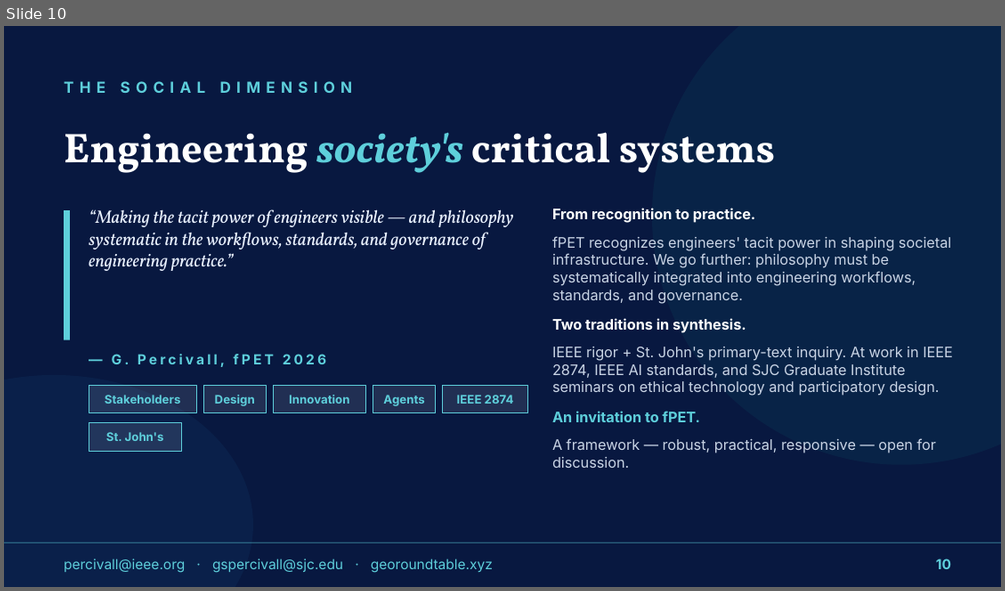
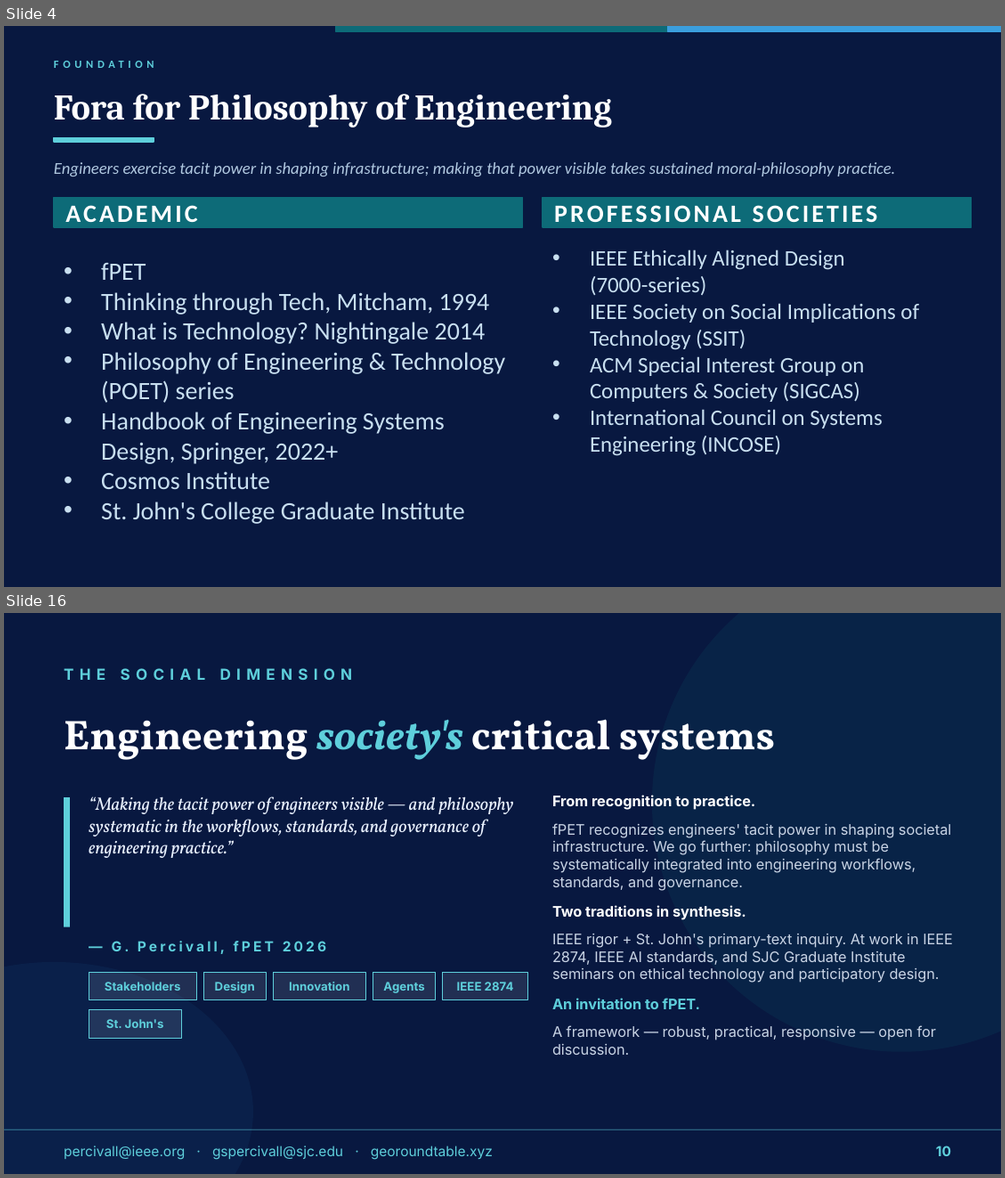
Before and after one commit to percivall/georoundtable.xyz, a slide deck: fPET-2026-Philosophy-must-inform-socio-technical-systems-engineering.pptx. Shown one above the other, each under a label of ours: slide 10 before the commit, slides 4 and 16 after it; the slides between them are not shown. The pictures are 1005x591 and 1005x1178 pixels, drawn with LibreOffice and Linux fonts; fonts in the diff are those of the drawing. Boxes give left, top, right and bottom in pixels: in the first picture for what was removed or moved away, otherwise in the second. Text is boxed around its words. In the diff, an @@ line names an element or a change of style, - is before the commit and + after.

```diff
--- a/fPET-2026-Philosophy-must-inform-socio-technical-systems-engineering.pptx
+++ b/fPET-2026-Philosophy-must-inform-socio-technical-systems-engineering.pptx
@@ slide 4 added at box(4, 26, 1001, 587), background #081840 @@
@@ rectangle added at box(4, 26, 336, 32), fill #081840, outline #081840 1 pt @@
@@ rectangle added at box(336, 26, 668, 32), fill #0D6B78, outline #0D6B78 1 pt @@
@@ rectangle added at box(668, 26, 1001, 32), fill #3B9EDD, outline #3B9EDD 1 pt @@
@@ text added at box(54, 61, 154, 68), 8 pt, text #5ECFDB, bold @@
+FOUNDATION
@@ text added at box(54, 94, 612, 127), 26 pt, text #FFFFFF, bold @@
+Fora for Philosophy of Engineering
@@ rectangle added at box(54, 137, 154, 142), fill #5ECFDB, outline #5ECFDB 1 pt @@
@@ text added at box(54, 162, 895, 176), 12 pt, text #B0C8E0, italic @@
+Engineers exercise tacit power in shaping infrastructure; making that power visible takes sustained moral-philosophy practice.
@@ rectangle added at box(54, 198, 522, 227), fill #0D6B78, outline #0D6B78 1 pt @@
@@ text added at box(65, 198, 519, 227), 18 pt, text #FFFFFF, bold @@
+ACADEMIC
@@ rectangle added at box(542, 198, 971, 227), fill #0D6B78, outline #0D6B78 1 pt @@
@@ text added at box(554, 205, 878, 222), 18 pt, text #FFFFFF, bold @@
+PROFESSIONAL SOCIETIES
@@ text added at box(101, 263, 505, 524), 18 pt, text #C8DFF0 @@
+• fPET
+• Thinking through Tech, Mitcham, 1994
+• What is Technology? Nightingale 2014
+• Philosophy of Engineering & Technology (POET) series
+• Handbook of Engineering Systems Design, Springer, 2022+
+• Cosmos Institute
+• St. John's College Graduate Institute
@@ text added at box(590, 249, 919, 456), 16 pt, text #C8DFF0 @@
+• IEEE Ethically Aligned Design
+  (7000-series)
+• IEEE Society on Social Implications of Technology (SSIT)
+• ACM Special Interest Group on Computers & Society (SIGCAS)
+• International Council on Systems Engineering (INCOSE)
@@ what was slide 10 is now slide 16 @@
```
Also in this commit, not shown: 2 slides changed, 12 other slides added, 7 slides removed, 3 other files.
